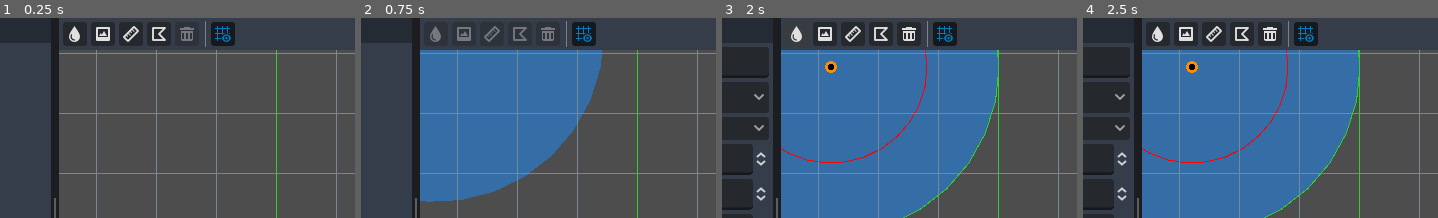
Above: before the commit, frames 1-4 (left to right).
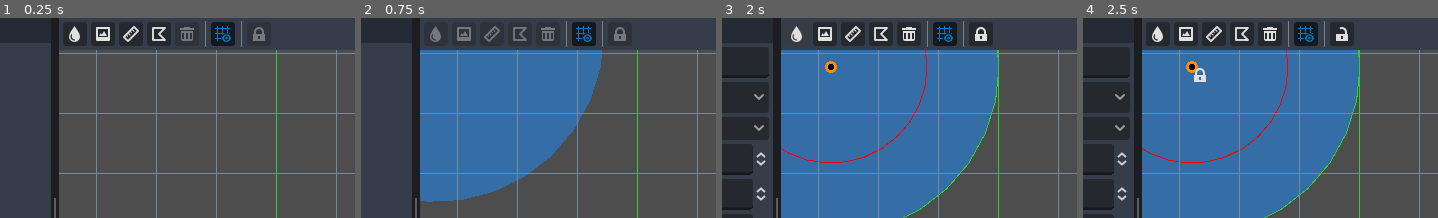
Above: after the commit, the same moments.

Repository: hankedan000/yardscaper
Game: Godot game, scene res://scenes/ui/LayoutPanel/LayoutPanel.tscn
Two runs of this game, one before a commit and one after it. Both use one fixed random seed, a clock stepped at 60 frames per second and the inputs below. This scene is started directly instead of the project's main scene.
Inputs (mouse positions are % of the whole screen's width and height, from its top left):
- Up to frame 1 (0.25 s): no input
- Up to frame 2 (0.75 s): click (41, 4) at 0.5 s
- Up to frame 3 (2 s): tap Enter at 1.25 s; drag from (69, 54) to (41, 4) at 1.27 s
- Up to frame 4 (2.5 s): click (67, 4) at 2.02 s
The pictures show only the part of the screen within x 31-80%, y 0-50%; the shares and areas given below are measured in that part.

The runs differ from the first frame. In frame 1, 0.2% of the frame differs, in the area x 67-75%, y 1-15%; in frame 2, 0.2%; in frame 3, 0.8%; in frame 4, 1.0%, in the area x 31-77%, y 1-32%.

Commit message:
Adds position lock feature (resolves #8)

Diff:
--- a/SprinklerDesigner/assets/icons/Lock.svg
+++ b/SprinklerDesigner/assets/icons/Lock.svg
@@ -1 +1 @@
-<svg height="16" viewBox="0 0 16 16" width="16" xmlns="http://www.w3.org/2000/svg"><path d="M13 6A5 5 0 0 0 3 6v2H2v7h12V8h-1V6zM5 6a3 3 0 0 1 6 0v2H5zm2 4h2v3H7z" fill="#e0e0e0"/></svg>
+<svg xmlns="http://www.w3.org/2000/svg" width="16" height="16"><path fill="#e0e0e0" d="M13 6A5 5 0 0 0 3 6v2H2v7h12V8h-1V6zM5 6a3 3 0 0 1 6 0v2H5zm2 4h2v3H7z"/></svg>
--- /dev/null
+++ b/SprinklerDesigner/assets/icons/Unlock.svg
@@ -0,0 +1 @@
+<svg xmlns="http://www.w3.org/2000/svg" width="16" height="16"><path fill="#e0e0e0" d="M13 6a5 5 0 0 0-7.498-4.326l1 1.732A3 3 0 0 1 11 6v2H2v7h12V8h-1zm-6 4h2v3H7z"/></svg>
--- a/SprinklerDesigner/scenes/ui/LayoutPanel/LayoutPanel.gd
+++ b/SprinklerDesigner/scenes/ui/LayoutPanel/LayoutPanel.gd
@@ -15,6 +15,8 @@
 @onready var add_poly_button          := $HSplitContainer/Layout/LayoutToolbar/HBox/AddPolygon
 @onready var remove_button            := $HSplitContainer/Layout/LayoutToolbar/HBox/RemoveButton
 @onready var show_grid_button         := $HSplitContainer/Layout/LayoutToolbar/HBox/ShowGridButton
+@onready var pos_lock_button          := $HSplitContainer/Layout/LayoutToolbar/HBox/PositionLockButton
+@onready var pos_unlock_button        := $HSplitContainer/Layout/LayoutToolbar/HBox/PositionUnlockButton
 @onready var world_view               := $HSplitContainer/Layout/WorldView
 @onready var img_import_wizard        := $ImageImportWizard
 
@@ -48,13 +50,13 @@
 			Mode.MovingObjects:
 				Utils.push_cursor_shape(Input.CURSOR_DRAG)
 			Mode.AddSprinkler:
-				Utils.push_cursor_shape(Input.CURSOR_ARROW)
+				Utils.push_cursor_shape(Input.CURSOR_CROSS)
 			Mode.AddDistMeasureA:
-				Utils.push_cursor_shape(Input.CURSOR_ARROW)
+				Utils.push_cursor_shape(Input.CURSOR_CROSS)
 			Mode.AddDistMeasureB:
-				Utils.push_cursor_shape(Input.CURSOR_ARROW)
+				Utils.push_cursor_shape(Input.CURSOR_CROSS)
 			Mode.AddPolygon:
-				Utils.push_cursor_shape(Input.CURSOR_ARROW)
+				Utils.push_cursor_shape(Input.CURSOR_CROSS)
 var sprinkler_to_add : Sprinkler = null
 var dist_meas_to_add : DistanceMeasurement = null
 var poly_to_add : PolygonNode = null
@@ -152,6 +154,7 @@
 	var pos_in_world_px = world_view.global_xy_to_pos_in_world(click_pos)
 	match mode:
 		Mode.Idle:
+			Utils.pop_cursor_shape()
 			if not Input.is_key_pressed(MULTI_SELECT_KEY):
 				if _hovered_obj == null:
 					_clear_selected_objects()
@@ -240,7 +243,7 @@
 	for obj in _selected_objs:
 		obj.picked = false
 	_selected_objs.clear()
-	remove_button.disabled = true
+	_update_ui_after_selection_change()
 
 func _add_selected_object(obj: PickableNode2D) -> void:
 	if obj == null:
@@ -249,16 +252,16 @@
 		return # don't double add
 	obj.picked = true
 	_selected_objs.append(obj)
-	_update_property_pane()
-	remove_button.disabled = false
+	_update_ui_after_selection_change()
 
 func _remove_selected_object(obj: PickableNode2D) -> void:
 	obj.picked = false
 	_selected_objs.erase(obj)
+	_update_ui_after_selection_change()
+
+func _update_ui_after_selection_change():
+	_update_position_lock_buttons()
 	remove_button.disabled = _selected_objs.is_empty()
-	_update_property_pane()
-
-func _update_property_pane():
 	sprink_prop_list.hide()
 	img_prop_list.hide()
 	poly_prop_list.hide()
@@ -278,6 +281,25 @@
 	elif obj is PolygonNode:
 		poly_prop_list.poly_node = obj
 		poly_prop_list.show()
+
+func _update_position_lock_buttons():
+	var all_are_locked = true
+	for obj in _selected_objs:
+		if not obj.position_locked:
+			all_are_locked = false
+			break
+
+	if _selected_objs.is_empty():
+		pos_lock_button.disabled = true
+		pos_lock_button.visible = true
+		pos_unlock_button.visible = false
+	elif all_are_locked:
+		pos_lock_button.visible = false
+		pos_unlock_button.visible = true
+	else:
+		pos_lock_button.disabled = false
+		pos_lock_button.visible = true
+		pos_unlock_button.visible = false
 
 func _is_point_over_world(global_pos: Vector2) -> bool:
 	return world_view.get_global_rect().has_point(global_pos)
@@ -418,10 +440,21 @@
 				if poly_edit_point_idx < poly_to_add.point_count():
 					poly_to_add.set_point(poly_edit_point_idx, pos_in_world_px)
 			elif mode != Mode.MovingObjects and Input.is_mouse_button_pressed(MOUSE_BUTTON_LEFT):
+				# check if any selected objects are position locked
+				var any_locked = false
 				for obj in _selected_objs:
-					if obj is MoveableNode2D:
-						obj.start_move()
-						mode = Mode.MovingObjects
+					if obj.position_locked:
+						any_locked = true
+						break
+
+				# start move operations if no objects are locked
+				if any_locked:
+					Utils.push_cursor_shape(Input.CURSOR_FORBIDDEN)
+				else:
+					for obj in _selected_objs:
+						if obj is MoveableNode2D:
+							obj.start_move()
+							mode = Mode.MovingObjects
 
 			if mode == Mode.MovingObjects:
 				_handle_held_obj_move(pos_in_world_px)
@@ -431,3 +464,13 @@
 		mode = Mode.Panning
 	else:
 		mode = Mode.Idle
+
+func _on_position_lock_button_pressed() -> void:
+	for obj in _selected_objs:
+		obj.position_locked = true
+	_update_position_lock_buttons()
+
+func _on_position_unlock_button_pressed() -> void:
+	for obj in _selected_objs:
+		obj.position_locked = false
+	_update_position_lock_buttons()
--- a/SprinklerDesigner/scenes/ui/LayoutPanel/LayoutPanel.tscn
+++ b/SprinklerDesigner/scenes/ui/LayoutPanel/LayoutPanel.tscn
@@ -16,6 +16,8 @@
 [ext_resource type="Texture2D" uid="uid://cn15hpoo53btg" path="res://assets/icons/Image.svg" id="10_7tkh4"]
 [ext_resource type="Texture2D" uid="uid://cu32v2mhfe8e5" path="res://assets/icons/Ruler.svg" id="11_6kdtp"]
 [ext_resource type="Texture2D" uid="uid://bp0qj22qp5ed7" path="res://assets/icons/PolygonTool.svg" id="12_0ook5"]
+[ext_resource type="Texture2D" uid="uid://dvsonuppgtdb7" path="res://assets/icons/Lock.svg" id="16_0llxi"]
+[ext_resource type="Texture2D" uid="uid://b2np3mm4ejoy6" path="res://assets/icons/Unlock.svg" id="17_pwsqd"]
 
 [sub_resource type="StyleBoxFlat" id="StyleBoxFlat_60egv"]
 bg_color = Color(0.105882, 0.113725, 0.12549, 1)
@@ -120,7 +122,7 @@
 [node name="RemoveButton" type="Button" parent="HSplitContainer/Layout/LayoutToolbar/HBox"]
 custom_minimum_size = Vector2(24, 24)
 layout_mode = 2
-tooltip_text = "Remove item"
+tooltip_text = "Remove item(s)."
 focus_mode = 0
 disabled = true
 icon = ExtResource("7_nx6cf")
@@ -139,6 +141,27 @@
 icon = ExtResource("8_uxbpy")
 icon_alignment = 1
 
+[node name="VSeparator2" type="VSeparator" parent="HSplitContainer/Layout/LayoutToolbar/HBox"]
+layout_mode = 2
+
+[node name="PositionLockButton" type="Button" parent="HSplitContainer/Layout/LayoutToolbar/HBox"]
+custom_minimum_size = Vector2(24, 24)
+layout_mode = 2
+tooltip_text = "Enable position lock on selected object(s)."
+focus_mode = 0
+disabled = true
+icon = ExtResource("16_0llxi")
+icon_alignment = 1
+
+[node name="PositionUnlockButton" type="Button" parent="HSplitContainer/Layout/LayoutToolbar/HBox"]
+visible = false
+custom_minimum_size = Vector2(24, 24)
+layout_mode = 2
+tooltip_text = "Disable position lock on selected object(s)."
+focus_mode = 0
+icon = ExtResource("17_pwsqd")
+icon_alignment = 1
+
 [node name="WorldView" parent="HSplitContainer/Layout" instance=ExtResource("9_xrpqu")]
 layout_mode = 2
 size_flags_vertical = 3
@@ -154,6 +177,8 @@
 [connection signal="pressed" from="HSplitContainer/Layout/LayoutToolbar/HBox/AddPolygon" to="." method="_on_add_polygon_pressed"]
 [connection signal="pressed" from="HSplitContainer/Layout/LayoutToolbar/HBox/RemoveButton" to="." method="_on_remove_button_pressed"]
 [connection signal="toggled" from="HSplitContainer/Layout/LayoutToolbar/HBox/ShowGridButton" to="." method="_on_show_grid_checkbox_toggled"]
+[connection signal="pressed" from="HSplitContainer/Layout/LayoutToolbar/HBox/PositionLockButton" to="." method="_on_position_lock_button_pressed"]
+[connection signal="pressed" from="HSplitContainer/Layout/LayoutToolbar/HBox/PositionUnlockButton" to="." method="_on_position_unlock_button_pressed"]
 [connection signal="gui_input" from="HSplitContainer/Layout/WorldView" to="." method="_on_world_view_gui_input"]
 [connection signal="pan_state_changed" from="HSplitContainer/Layout/WorldView" to="." method="_on_viewport_container_pan_state_changed"]
 [connection signal="world_object_reordered" from="HSplitContainer/Layout/WorldView" to="." method="_on_world_object_reordered"]
--- a/SprinklerDesigner/scenes/world_objects/WorldObject/WorldObject.gd
+++ b/SprinklerDesigner/scenes/world_objects/WorldObject/WorldObject.gd
@@ -7,8 +7,10 @@
 const PROP_KEY_USER_LABEL = &"user_label"
 const PROP_KEY_ROTATION_DEG = &"rotation_deg"
 const PROP_KEY_INFO_LABEL_VISIBLE = &"info_label.visible"
+const PROP_KEY_POSITION_LOCKED = &"position_locked"
 
-@onready var info_label : Label = $InfoLabel
+@onready var info_label     : Label = $InfoLabel
+@onready var lock_indicator := $LockIndicator
 
 var world : WorldViewportContainer = null
 var _is_ready = false
@@ -19,6 +21,14 @@
 		user_label = value
 		if old_value != user_label:
 			property_changed.emit(self, PROP_KEY_USER_LABEL, old_value, user_label)
+
+var position_locked : bool = false:
+	set(value):
+		var old_value = position_locked
+		position_locked = value
+		lock_indicator.visible = position_locked
+		if old_value != position_locked:
+			property_changed.emit(self, PROP_KEY_POSITION_LOCKED, old_value, position_locked)
 
 func _ready():
 	# locate our parent WorldViewportContainer
@@ -61,7 +71,8 @@
 		PROP_KEY_POSITION_FT : Utils.vect2_to_pair(Utils.px_to_ft_vec(position)),
 		PROP_KEY_ROTATION_DEG : int(rotation_degrees),
 		PROP_KEY_USER_LABEL : user_label,
-		PROP_KEY_INFO_LABEL_VISIBLE: info_label.visible
+		PROP_KEY_INFO_LABEL_VISIBLE : info_label.visible,
+		PROP_KEY_POSITION_LOCKED : position_locked
 	}
 
 func deserialize(obj):
@@ -71,3 +82,4 @@
 	rotation_degrees = obj[PROP_KEY_ROTATION_DEG]
 	user_label = obj[PROP_KEY_USER_LABEL]
 	info_label.visible = Utils.dict_get(obj, PROP_KEY_INFO_LABEL_VISIBLE, false)
+	position_locked = Utils.dict_get(obj, PROP_KEY_POSITION_LOCKED, false)
--- a/SprinklerDesigner/scenes/world_objects/WorldObject/WorldObject.tscn
+++ b/SprinklerDesigner/scenes/world_objects/WorldObject/WorldObject.tscn
@@ -1,6 +1,7 @@
-[gd_scene load_steps=2 format=3 uid="uid://yvp357wae8et"]
+[gd_scene load_steps=3 format=3 uid="uid://yvp357wae8et"]
 
 [ext_resource type="Script" path="res://scenes/world_objects/WorldObject/WorldObject.gd" id="1_2eqnw"]
+[ext_resource type="Texture2D" uid="uid://dvsonuppgtdb7" path="res://assets/icons/Lock.svg" id="2_l525o"]
 
 [node name="WorldObject" type="Node2D"]
 script = ExtResource("1_2eqnw")
@@ -12,3 +13,8 @@
 theme_override_colors/font_outline_color = Color(0, 0, 0, 1)
 theme_override_constants/outline_size = 3
 text = "World Object"
+
+[node name="LockIndicator" type="Sprite2D" parent="."]
+visible = false
+position = Vector2(8, 8)
+texture = ExtResource("2_l525o")
Not shown, added: SprinklerDesigner/assets/icons/Unlock.svg.import
Not shown: 1 places in SprinklerDesigner/scenes/ui/LayoutPanel/LayoutPanel.tscn that only renumber resources
